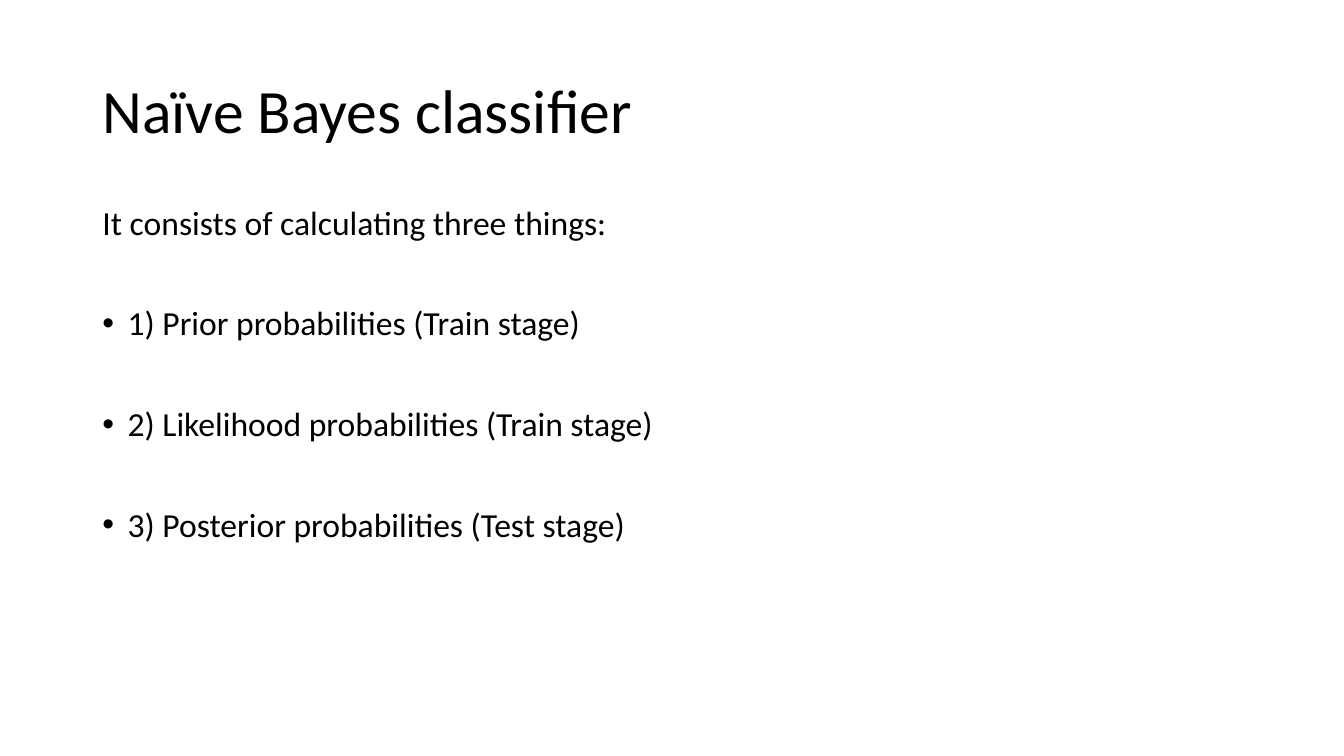
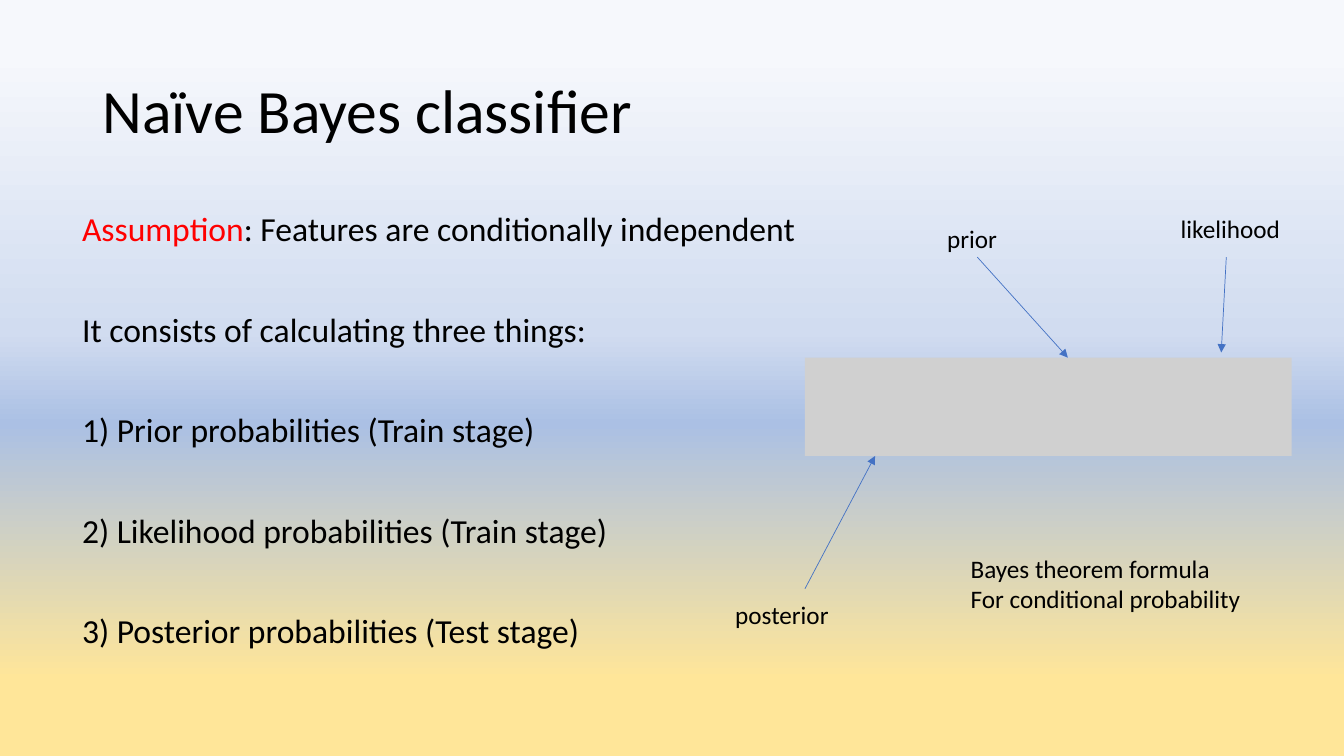
Before and after one commit to anujshr15/-MINOR-PROJECT--Intrusion-Detection-System-, a slide deck: slide 27 of Minor Project presentation.pptx (slide 26 before the commit). Drawn at 1344x756 pixels with LibreOffice and Linux fonts; fonts in the diff are those of the drawing; grey boxes stand for pictures. Boxes give left, top, right and bottom in pixels: in the first picture for what was removed or moved away, otherwise in the second. Text is boxed around its words. In the diff, an @@ line names an element or a change of style, - is before the commit and + after.

```diff
--- a/Minor Project presentation.pptx
+++ b/Minor Project presentation.pptx
@@ background #FFFFFF to gradient #F6F8FC to #D1DCF0 to #ABC0E4 to #FFE699 @@
@@ text "Assumption: Features are conditionally independent": place and size @@
-text "Assumption: Features are conditionally independent" at (102, 211, 652, 543)
+text "Assumption: Features are conditionally independent" at (82, 217, 795, 649)
@@ text at (82, 217, 795, 247): paragraph added @@
+Assumption: Features are conditionally independent
@@ text added at (947, 230, 997, 252), 18 pt, text #000000 @@
+prior
@@ text added at (1181, 220, 1280, 238), 18 pt, text #000000 @@
+likelihood
@@ arrow added from (978, 257) to (1068, 358), #4472C4 0.5 pt @@
@@ arrow added from (1227, 257) to (1222, 353), #4472C4 0.5 pt @@
@@ picture added at (806, 358, 1293, 457) @@
@@ text at (82, 417, 607, 649): bullet • to none @@
@@ arrow added from (806, 589) to (875, 456), #4472C4 0.5 pt @@
@@ text added at (971, 560, 1240, 612), 18 pt, text #000000 @@
+Bayes theorem formula
+For conditional probability
@@ text added at (735, 606, 828, 628), 18 pt, text #000000 @@
+posterior
```
Also in this commit, not shown: 41 other slides changed, 6 slides added, 1 slide removed, 1 other file.
